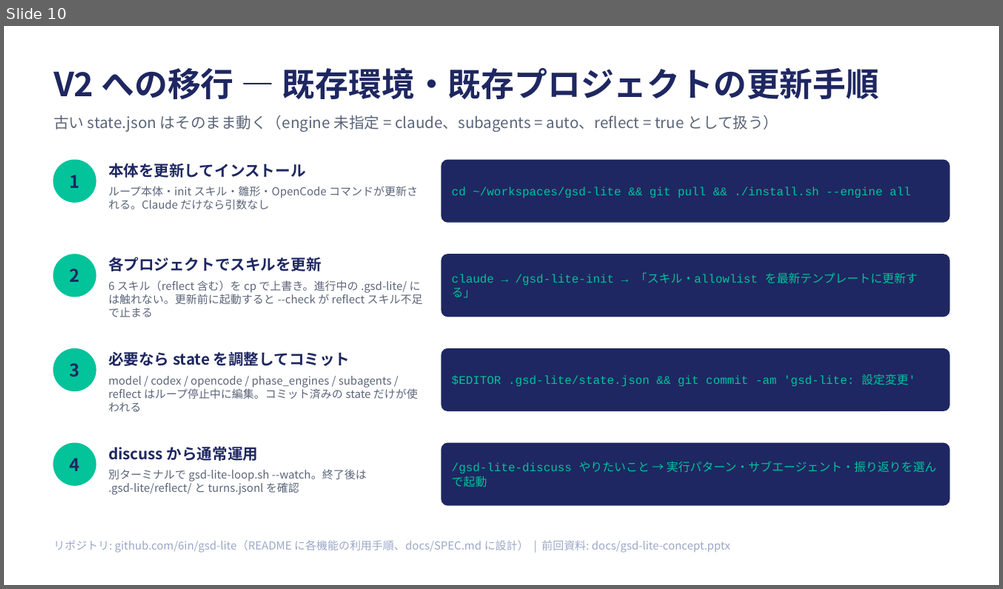
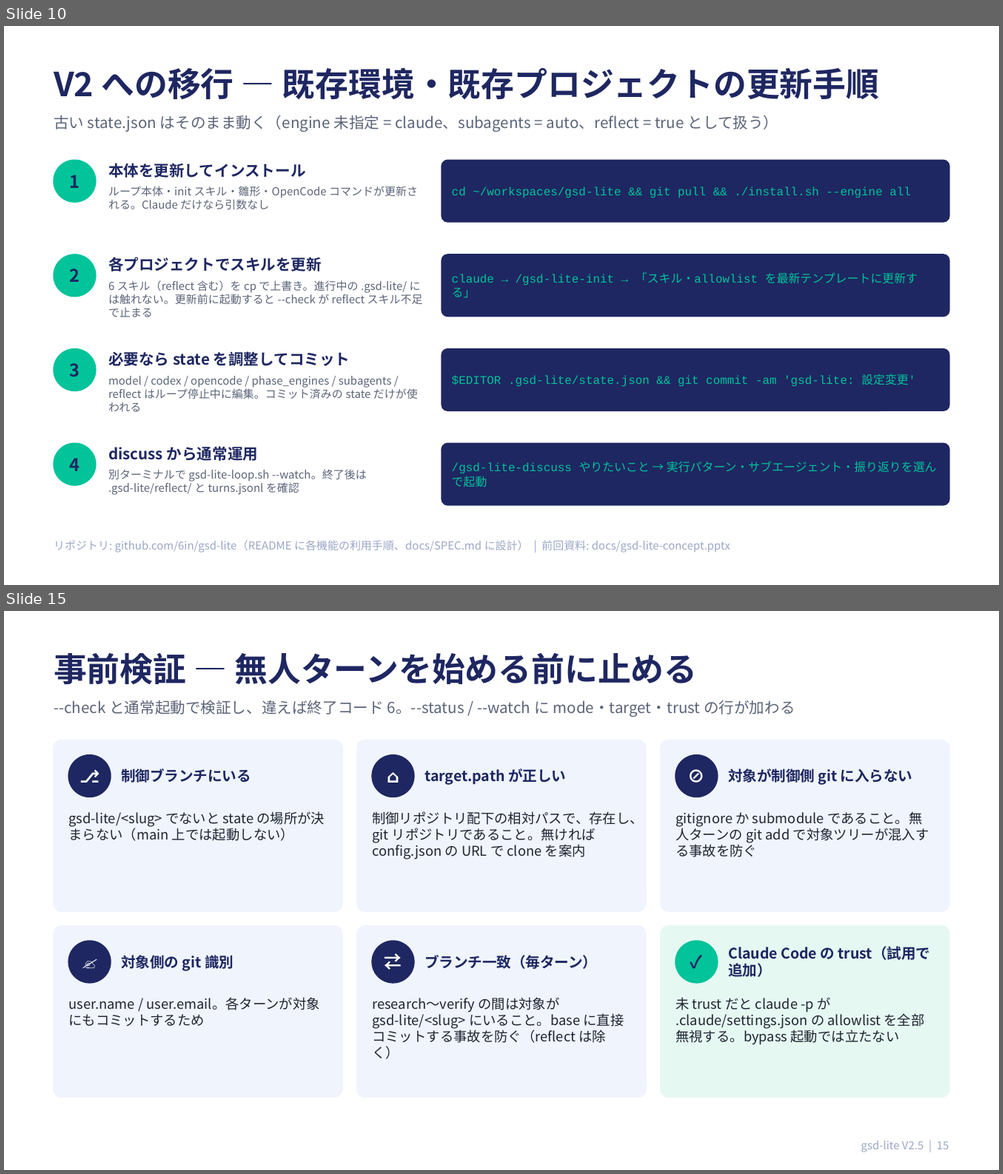
Before and after one commit to 6in/gsd-lite, a slide deck: docs/gsd-lite-concept-v2.pptx. Shown one above the other, each under a label of ours: slide 10 before the commit, slides 10 and 15 after it; the slides between them are not shown. The pictures are 1003x589 and 1003x1174 pixels, drawn with LibreOffice and Linux fonts; fonts in the diff are those of the drawing. Boxes give left, top, right and bottom in pixels: in the first picture for what was removed or moved away, otherwise in the second. Text is boxed around its words. In the diff, an @@ line names an element or a change of style, - is before the commit and + after.

```diff
--- a/docs/gsd-lite-concept-v2.pptx
+++ b/docs/gsd-lite-concept-v2.pptx
@@ slide 15 added at [4, 611, 999, 1170], background #FFFFFF @@
@@ text added at [54, 653, 697, 684], 24 pt, text #1E2761, bold @@
+事前検証 — 無人ターンを始める前に止める
@@ text added at [54, 700, 794, 717], 11 pt, text #5A6478 @@
+--check と通常起動で検証し、違えば終了コード 6。--status / --watch に mode・target・trust の行が加わる
@@ rounded rectangle added at [54, 741, 342, 911], fill #EFF4FD, outline #EFF4FD 1 pt @@
@@ rounded rectangle added at [357, 741, 646, 911], fill #EFF4FD, outline #EFF4FD 1 pt @@
@@ rounded rectangle added at [660, 741, 949, 911], fill #EFF4FD, outline #EFF4FD 1 pt @@
@@ ellipse added at [68, 755, 111, 797], fill #1E2761, outline #1E2761 1 pt @@
@@ text added at [68, 755, 111, 797], 12.6 pt, text #FFFFFF, bold @@
+⎇
@@ ellipse added at [372, 755, 414, 797], fill #1E2761, outline #1E2761 1 pt @@
@@ text added at [372, 755, 414, 797], 12.6 pt, text #FFFFFF, bold @@
+⌂
@@ ellipse added at [675, 755, 717, 797], fill #1E2761, outline #1E2761 1 pt @@
@@ text added at [675, 755, 717, 797], 12.6 pt, text #FFFFFF, bold @@
+⊘
@@ text added at [122, 769, 251, 783], 10.5 pt, text #1E2761, bold @@
+制御ブランチにいる
@@ text added at [424, 769, 566, 785], 10.5 pt, text #1E2761, bold @@
+target.path が正しい
@@ text added at [728, 769, 912, 785], 10.5 pt, text #1E2761, bold @@
+対象が制御側 git に入らない
@@ text added at [68, 812, 324, 841], 9.8 pt, text #1E2430 @@
+gsd-lite/<slug> でないと state の場所が決まらない（main 上では起動しない）
@@ text added at [372, 812, 643, 860], 9.8 pt, text #1E2430 @@
+制御リポジトリ配下の相対パスで、存在し、git リポジトリであること。無ければ config.json の URL で clone を案内
@@ text added at [675, 812, 929, 857], 9.8 pt, text #1E2430 @@
+gitignore か submodule であること。無人ターンの git add で対象ツリーが混入する事故を防ぐ
@@ rounded rectangle added at [54, 926, 342, 1097], fill #EFF4FD, outline #EFF4FD 1 pt @@
@@ ellipse added at [68, 941, 111, 983], fill #1E2761, outline #1E2761 1 pt @@
@@ text added at [68, 941, 111, 983], 12.6 pt, text #FFFFFF, bold @@
+✍
@@ rounded rectangle added at [357, 926, 646, 1097], fill #EFF4FD, outline #EFF4FD 1 pt @@
@@ ellipse added at [372, 941, 414, 983], fill #1E2761, outline #1E2761 1 pt @@
@@ text added at [372, 941, 414, 983], 12.6 pt, text #FFFFFF, bold @@
+⇄
@@ rounded rectangle added at [660, 926, 949, 1097], fill #E6F8F2, outline #E6F8F2 1 pt @@
@@ ellipse added at [675, 941, 717, 983], fill #02C39A, outline #02C39A 1 pt @@
@@ text added at [675, 941, 717, 983], 12.6 pt, text #1E2761, bold @@
+✓
@@ text added at [122, 955, 233, 971], 10.5 pt, text #1E2761, bold @@
+対象側の git 識別
@@ text added at [424, 955, 597, 969], 10.5 pt, text #1E2761, bold @@
+ブランチ一致（毎ターン）
@@ text added at [728, 946, 930, 977], 10.5 pt, text #1E2761, bold @@
+Claude Code の trust（試用で追加）
@@ text added at [68, 997, 320, 1026], 9.8 pt, text #1E2430 @@
+user.name / user.email。各ターンが対象にもコミットするため
@@ text added at [372, 997, 624, 1059], 9.8 pt, text #1E2430 @@
+research〜verify の間は対象が gsd-lite/<slug> にいること。base に直接コミットする事故を防ぐ（reflect は除く）
@@ text added at [675, 997, 925, 1045], 9.8 pt, text #1E2430 @@
+未 trust だと claude -p が .claude/settings.json の allowlist を全部無視する。bypass 起動では立たない
@@ text added at [861, 1141, 949, 1153], 8 pt, text #9AA7C7 @@
+gsd-lite V2.5 | 15
```
Also in this commit, not shown: 7 other slides added, 1 other file.
